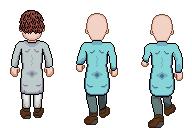
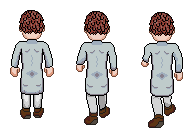
Two versions of the same layered image (w=192, h=128). Layer-by-layer changes:
moved "Pasted Layer" above "hair thick red", painted on it over [24, 25, 43, 47]
renamed "hair1" to "hair thick red", painted on it over [21, 11, 43, 32]
added layer "Pasted Layer #1" in group "step_0" over [84, 11, 110, 40]
removed layer "legs_1" from group "step_0" over [87, 93, 106, 113]
painted on "standing copy #1" over [77, 41, 116, 113]
renamed "standing copy #2" to "Pasted Layer #2", moved it above "hair copy #2", painted on it over [143, 12, 182, 97]
painted on "base_2" over [143, 14, 182, 115]
